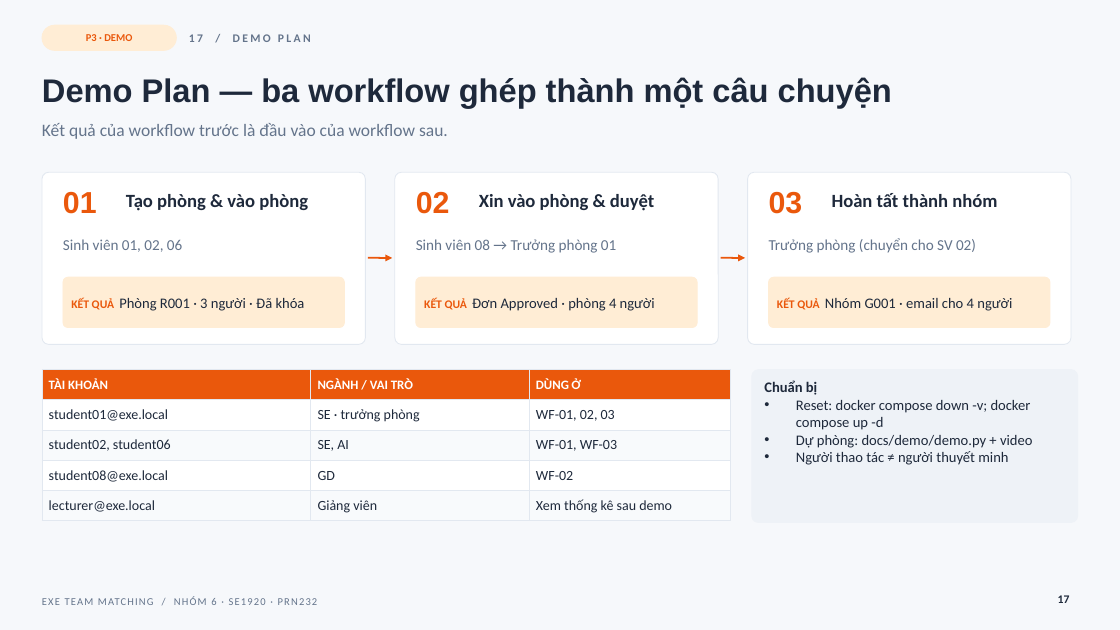
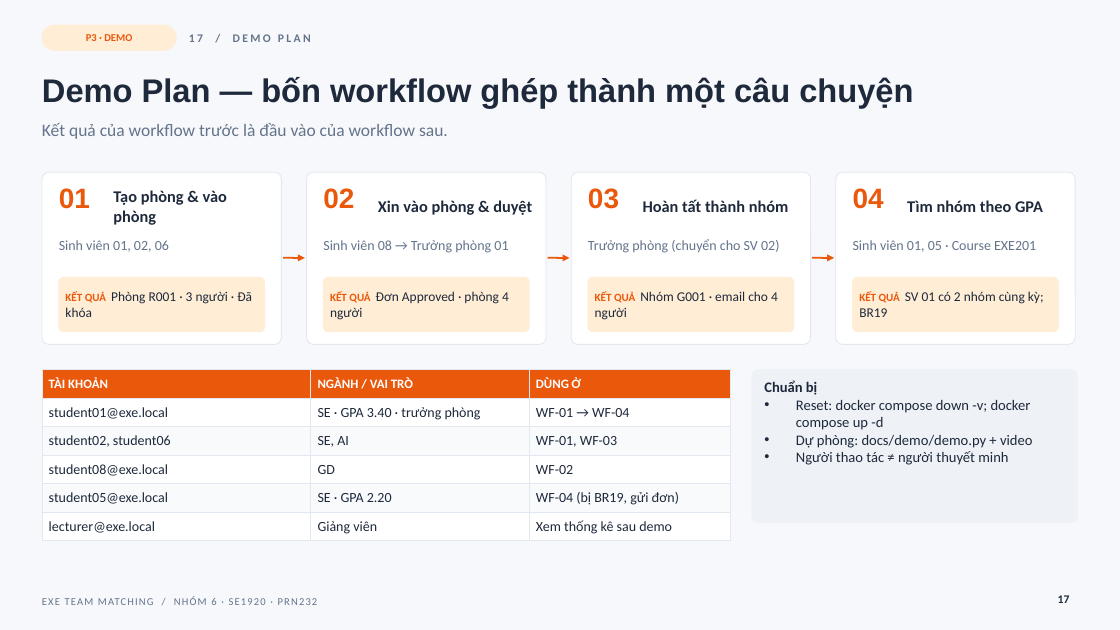
Before and after one commit to co-duong-hao/PRN232_Final, a slide deck: slide 17 of docs/slides/EXE_Team_Matching_Nhom6.pptx. Drawn at 1120x630 pixels with LibreOffice and Linux fonts; fonts in the diff are those of the drawing. Boxes give left, top, right and bottom in pixels: in the first picture for what was removed or moved away, otherwise in the second. Text is boxed around its words. In the diff, an @@ line names an element or a change of style, - is before the commit and + after.

```diff
--- a/docs/slides/EXE_Team_Matching_Nhom6.pptx
+++ b/docs/slides/EXE_Team_Matching_Nhom6.pptx
@@ title at (42, 77, 913, 108): text changed @@
-Demo Plan — ba workflow ghép thành một câu chuyện
+Demo Plan — bốn workflow ghép thành một câu chuyện
@@ rounded rectangle: place and size @@
-rounded rectangle at (42, 172, 365, 344)
+rounded rectangle at (42, 172, 281, 344)
@@ rounded rectangle: place and size @@
-rounded rectangle at (395, 172, 718, 344)
+rounded rectangle at (307, 172, 546, 344)
@@ rounded rectangle: place and size @@
-rounded rectangle at (748, 172, 1071, 344)
+rounded rectangle at (571, 172, 811, 344)
@@ rounded rectangle added at (836, 172, 1075, 344), fill #FFFFFF, outline #E2E8F0 0.75 pt @@
@@ text "Tạo phòng & vào phòng": place and size @@
-text "Tạo phòng & vào phòng" at (126, 194, 308, 211)
+text "Tạo phòng & vào phòng" at (113, 190, 227, 225)
@@ text "02": place and size @@
-text "02" at (416, 192, 450, 214)
+text "02" at (323, 188, 354, 209)
@@ text "Xin vào phòng & duyệt": place and size @@
-text "Xin vào phòng & duyệt" at (479, 194, 654, 211)
+text "Xin vào phòng & duyệt" at (378, 200, 532, 215)
@@ size 26 to 24 pt in 3 elements at (59, 188, 90, 209), (323, 188, 354, 209), (588, 188, 619, 209) @@
@@ text "03": place and size @@
-text "03" at (769, 191, 803, 214)
+text "03" at (588, 188, 619, 209)
@@ size 16 to 14 pt; vertical alignment top to middle in 3 elements at (113, 190, 227, 225), (378, 200, 532, 215), (643, 199, 789, 212) @@
@@ text "Hoàn tất thành nhóm": place and size @@
-text "Hoàn tất thành nhóm" at (832, 193, 997, 207)
+text "Hoàn tất thành nhóm" at (643, 199, 789, 212)
@@ text added at (853, 188, 884, 209), 24 pt, text #EA580C, bold @@
+04
@@ text added at (907, 200, 1043, 212), 14 pt, text #1E293B, bold @@
+Tìm nhóm theo GPA
@@ text "Sinh viên 08 → Trưởng ...": place and size @@
-text "Sinh viên 08 → Trưởng ..." at (416, 239, 616, 253)
+text "Sinh viên 08 → Trưởng ..." at (323, 240, 508, 253)
@@ size 13 to 12 pt in 3 elements at (59, 240, 169, 252), (323, 240, 508, 253), (588, 239, 779, 253) @@
@@ text "Trưởng phòng (chuyển cho SV ...": place and size @@
-text "Trưởng phòng (chuyển cho SV ..." at (769, 238, 976, 253)
+text "Trưởng phòng (chuyển cho SV ..." at (588, 239, 779, 253)
@@ arrow moved from (368, 258) - (392, 258) to (283, 258) - (305, 258) @@
@@ arrow moved from (721, 258) - (745, 258) to (548, 258) - (570, 258) @@
@@ arrow added from (812, 258) to (834, 258), #EA580C 1.5 pt @@
@@ text added at (853, 240, 1036, 252), 12 pt, text #64748B @@
+Sinh viên 01, 05 · Course EXE201
@@ rounded rectangle: place and size @@
-rounded rectangle at (63, 277, 344, 328)
+rounded rectangle at (59, 277, 265, 332)
@@ text "KẾT QUẢ Phòng R001 · ..." at (65, 291, 252, 317): size 10 to 9.5 pt in "KẾT QUẢ"; size 12.5 to 11.5 pt in "Phòng R001 · 3 người · Đã ..." @@
@@ rounded rectangle: place and size @@
-rounded rectangle at (416, 277, 697, 328)
+rounded rectangle at (323, 277, 529, 332)
@@ text "KẾT QUẢ Đơn Approved · ...": place and size @@
-text "KẾT QUẢ Đơn Approved · ..." at (424, 298, 655, 311)
+text "KẾT QUẢ Đơn Approved · ..." at (330, 291, 509, 320)
@@ text "KẾT QUẢ Đơn Approved · ..." at (330, 291, 509, 320): size 10 to 9.5 pt in "KẾT QUẢ"; size 12.5 to 11.5 pt in "Đơn Approved · phòng 4 người" @@
@@ proportions changed in 3 elements at (59, 277, 265, 332), (323, 277, 529, 332), (588, 277, 794, 332) @@
@@ rounded rectangle: place and size @@
-rounded rectangle at (769, 277, 1050, 328)
+rounded rectangle at (588, 277, 794, 332)
@@ text "KẾT QUẢ Nhóm G001 · ...": place and size @@
-text "KẾT QUẢ Nhóm G001 · ..." at (777, 298, 1012, 311)
+text "KẾT QUẢ Nhóm G001 · ..." at (595, 291, 778, 320)
@@ text "KẾT QUẢ Nhóm G001 · ..." at (595, 291, 778, 320): size 10 to 9.5 pt in "KẾT QUẢ"; size 12.5 to 11.5 pt in "Nhóm G001 · email cho 4 người" @@
@@ rounded rectangle added at (853, 277, 1059, 332), fill #FFEDD5, outline #FFEDD5 0.75 pt @@
@@ text added at (859, 291, 1044, 317), 11.5 pt, text #1E293B @@
+KẾT QUẢ SV 01 có 2 nhóm cùng kỳ; BR19
@@ table at (42, 370, 731, 538) @@
-row 2, column 2: SE · trưởng phòng
+row 2, column 2: SE · GPA 3.40 · trưởng phòng
-row 2, column 3: WF-01, 02, 03
+row 2, column 3: WF-01 → WF-04
+row 5: student05@exe.local | SE · GPA 2.20 | WF-04 (bị BR19, gửi đơn)
```
Also in this commit, not shown: 12 other slides changed, 1 slide added, 2 other files.
